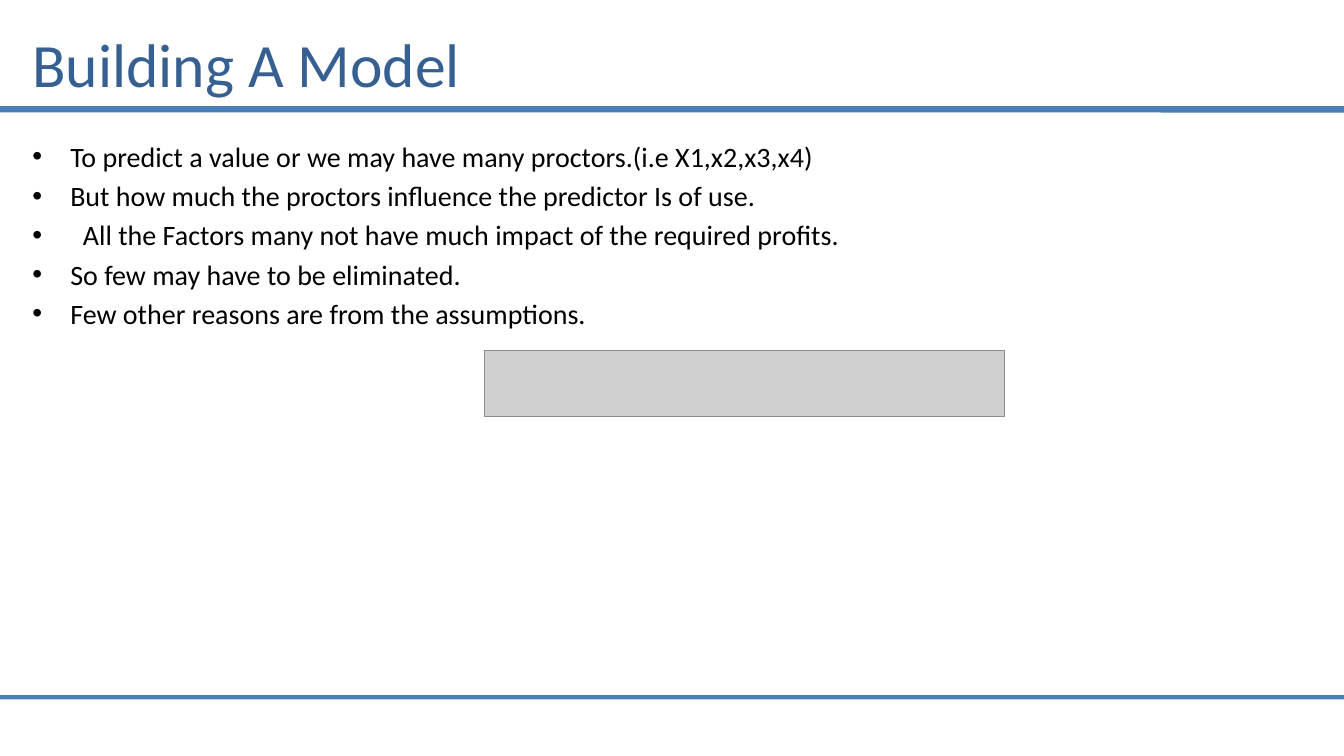
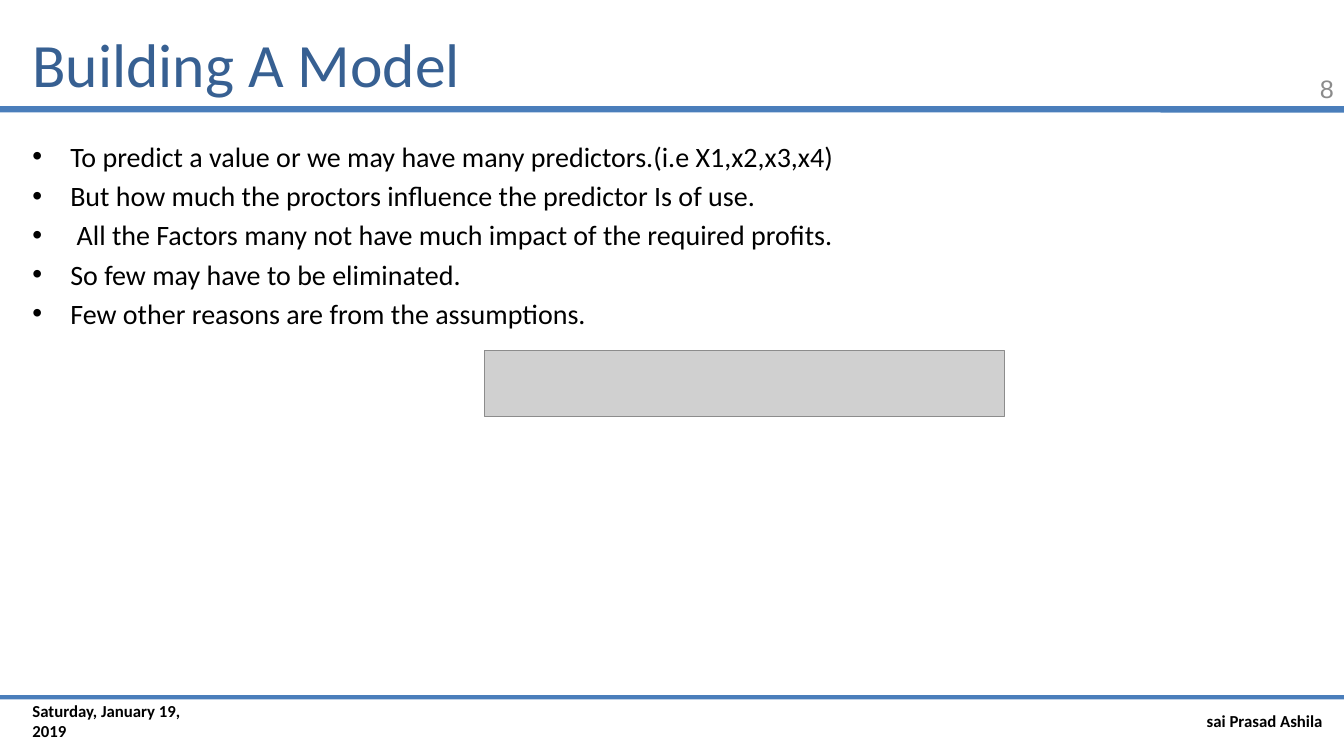
Before and after one commit to saiprasad94/DataSciencePython, a slide deck: slide 8 of Multiple_Linear_Regression/Multiple_linear_Regression.pptx. Drawn at 1344x756 pixels with LibreOffice and Linux fonts; fonts in the diff are those of the drawing; grey boxes stand for pictures. Boxes give left, top, right and bottom in pixels: in the first picture for what was removed or moved away, otherwise in the second. Text is boxed around its words. In the diff, an @@ line names an element or a change of style, - is before the commit and + after.

```diff
--- a/Multiple_Linear_Regression/Multiple_linear_Regression.pptx
+++ b/Multiple_Linear_Regression/Multiple_linear_Regression.pptx
@@ page number added at [1320, 80, 1334, 98], 18 pt, text #8C8C8C @@
+8
@@ text at [70, 146, 833, 172]: text changed @@
-• To predict a value or we may have many proctors.(i.e X1,x2,x3,x4)
+• To predict a value or we may have many predictors.(i.e X1,x2,x3,x4)
@@ text added at [32, 705, 180, 737], 12 pt, text #000000, bold @@
+Saturday, January 19, 2019
@@ text added at [1207, 715, 1322, 727], 12 pt, text #000000, bold @@
+sai Prasad Ashila
```
Also in this commit, not shown: 22 other slides changed, 2 slides added, 2 slides removed, 3 other files.
